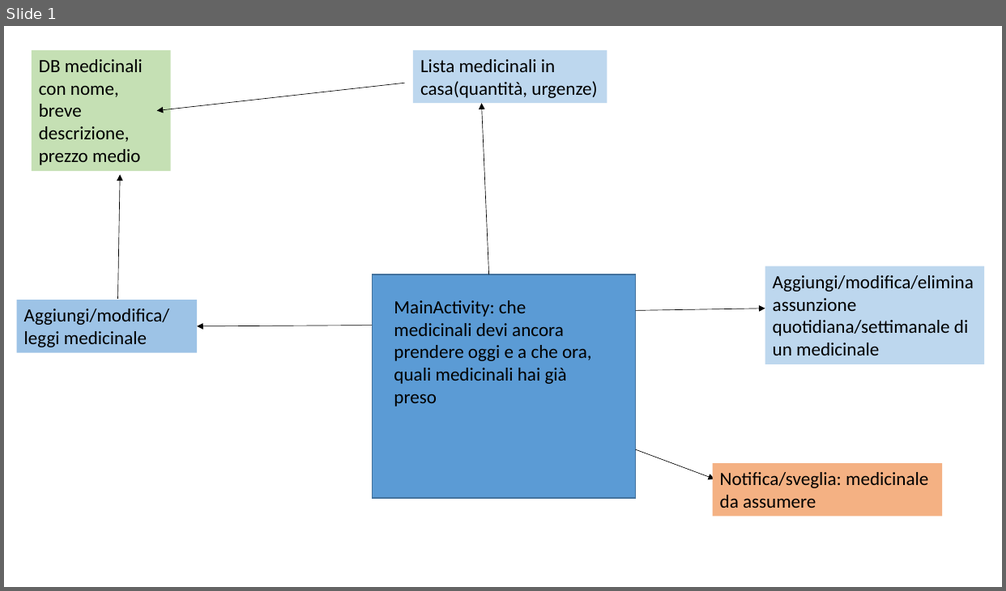
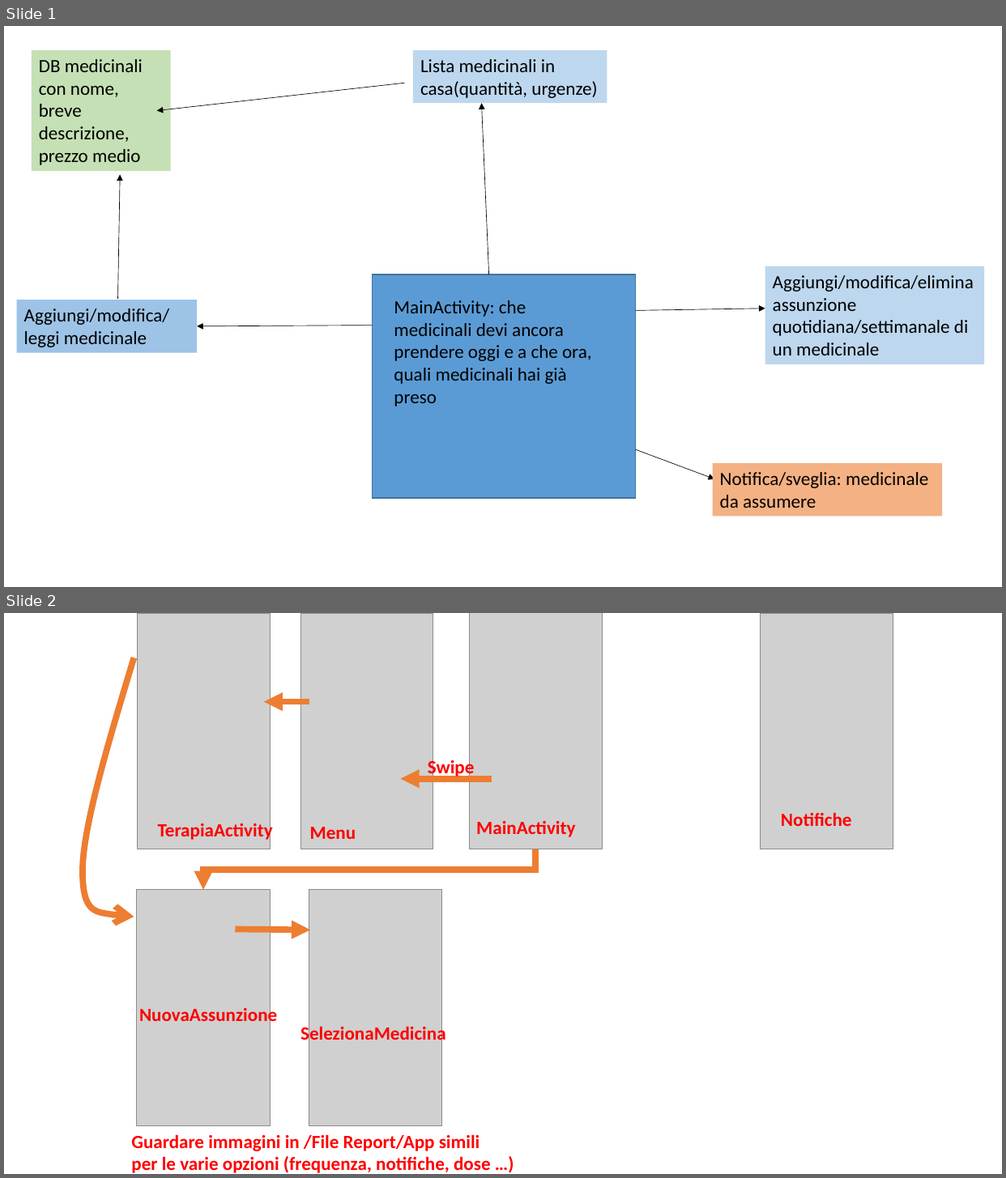
Before and after one commit to cri-hash/Progetto-Embedded, a slide deck: bozza app.pptx. Shown one above the other, each under a label of ours: slide 1 before the commit, slides 1 and 2 after it. The pictures are 1006x591 and 1006x1178 pixels, drawn with LibreOffice and Linux fonts; fonts in the diff are those of the drawing; grey boxes stand for pictures. Boxes give left, top, right and bottom in pixels: in the first picture for what was removed or moved away, otherwise in the second. Text is boxed around its words. In the diff, an @@ line names an element or a change of style, - is before the commit and + after.

Commit message:
Aggiornata bozza con schema di riferimento ad app simili

```diff
--- a/bozza app.pptx
+++ b/bozza app.pptx
@@ slide 2 added at [4,613,1002,1174], background #FFFFFF @@
@@ picture added at [138,613,270,849] @@
@@ picture added at [300,613,433,849] @@
@@ picture added at [469,613,602,850] @@
@@ picture added at [760,613,893,849] @@
@@ freeform shape added at [83,658,134,917], outline #ED7D31 6 pt @@
@@ arrow added from (309, 702) to (264, 702), #ED7D31 6 pt @@
@@ text added at [428,758,475,779], 18 pt, text #FF0000, bold @@
+Swipe
@@ arrow added from (492, 779) to (401, 779), #ED7D31 6 pt @@
@@ text added at [158,821,273,842], 18 pt, text #FF0000, bold @@
+TerapiaActivity
@@ text added at [310,827,356,839], 18 pt, text #FF0000, bold @@
+Menu
@@ text added at [476,821,575,837], 18 pt, text #FF0000, bold @@
+MainActivity
@@ text added at [781,812,852,826], 18 pt, text #FF0000, bold @@
+Notifiche
@@ elbow arrow added from (535, 850) to (203, 890), #ED7D31 6 pt @@
@@ picture added at [137,890,270,1127] @@
@@ picture added at [309,890,443,1127] @@
@@ arrow added from (236, 930) to (310, 931), #ED7D31 6 pt @@
@@ text added at [139,1006,277,1027], 18 pt, text #FF0000, bold @@
+NuovaAssunzione
@@ text added at [300,1024,445,1046], 18 pt, text #FF0000, bold @@
+SelezionaMedicina
@@ text added at [131,1135,491,1174], 18 pt, text #FF0000, bold @@
+Guardare immagini in /File Report/App simili
+per le varie opzioni (frequenza, notifiche, dose …)
```
Also in this commit, not shown: 26 other files.
